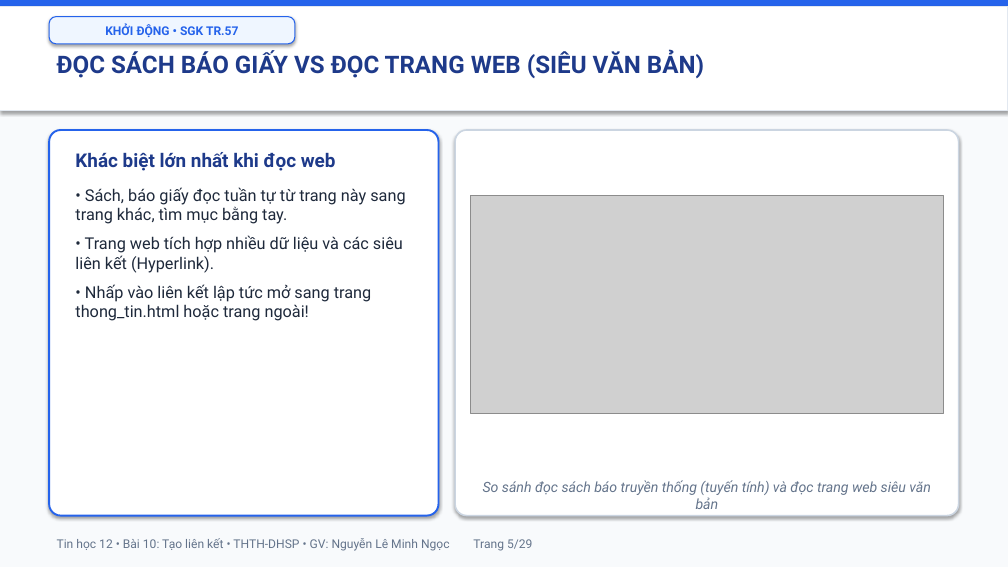
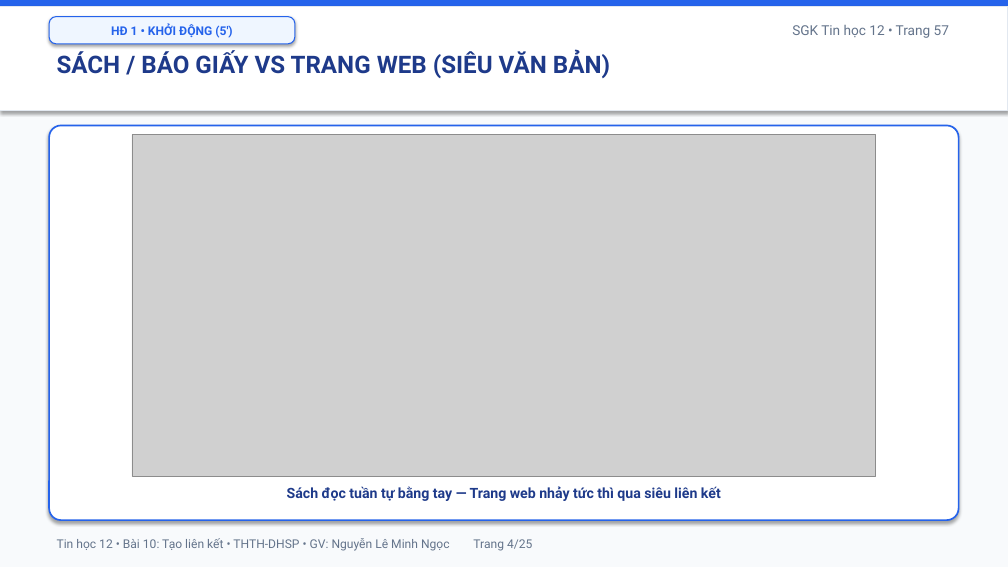
Before and after one commit to mngoc3110/TinHoc, a slide deck: slide 4 of Tin12/Bai10/Bai10_TrinhChieu.pptx (slide 5 before the commit). Drawn at 1008x567 pixels with LibreOffice and Linux fonts; fonts in the diff are those of the drawing; grey boxes stand for pictures. Boxes give left, top, right and bottom in pixels: in the first picture for what was removed or moved away, otherwise in the second. Text is boxed around its words. In the diff, an @@ line names an element or a change of style, - is before the commit and + after.

```diff
--- a/Tin12/Bai10/Bai10_TrinhChieu.pptx
+++ b/Tin12/Bai10/Bai10_TrinhChieu.pptx
@@ text in rounded rectangle at box(111, 23, 232, 38): text changed @@
-KHỞI ĐỘNG • SGK TR.57
+HĐ 1 • KHỞI ĐỘNG (5')
@@ text added at box(792, 25, 949, 38), 13 pt, text #64748B @@
+SGK Tin học 12 • Trang 57
@@ text at box(57, 51, 610, 78): text changed @@
-ĐỌC SÁCH BÁO GIẤY VS ĐỌC TRANG WEB (SIÊU VĂN BẢN)
+SÁCH / BÁO GIẤY VS TRANG WEB (SIÊU VĂN BẢN)
@@ rounded rectangle removed at box(49, 130, 439, 516) @@
@@ rounded rectangle added at box(49, 126, 959, 520), fill #FFFFFF, outline #2563EB 1.6 pt @@
@@ picture: place and size @@
-picture at box(470, 196, 944, 414)
+picture at box(132, 135, 876, 476)
@@ rounded rectangle removed at box(455, 130, 959, 516) @@
@@ text removed at box(75, 152, 405, 321) @@
-Khác biệt lớn nhất khi đọc web
-• Sách, báo giấy đọc tuần tự từ trang này sang trang khác, tìm mục bằng tay.
-• Trang web tích hợp nhiều dữ liệu và các siêu liên kết (Hyperlink).
-• Nhấp vào liên kết lập tức mở sang trang thong_tin.html hoặc trang ngoài!
@@ text added at box(287, 486, 721, 501), 13.5 pt, text #1E3A8A, bold @@
+Sách đọc tuần tự bằng tay — Trang web nhảy tức thì qua siêu liên kết
@@ text removed at box(483, 480, 931, 509) @@
-So sánh đọc sách báo truyền thống (tuyến tính) và đọc trang web siêu văn bản
@@ text at box(57, 538, 532, 551): text changed @@
-Tin học 12 • Bài 10: Tạo liên kết • THTH-DHSP • GV: Nguyễn Lê Minh Ngọc Trang 5/29
+Tin học 12 • Bài 10: Tạo liên kết • THTH-DHSP • GV: Nguyễn Lê Minh Ngọc Trang 4/25
```
Also in this commit, not shown: 20 other slides changed, 4 slides added, 8 slides removed, 23 other files.
